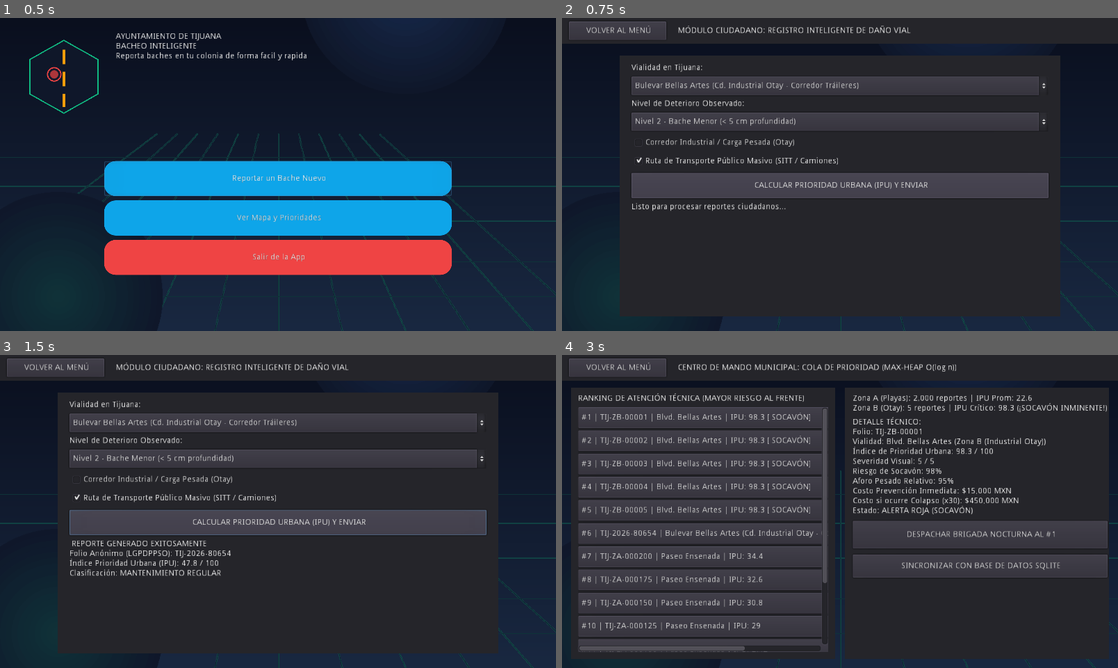
Above: before the commit, frames 1-4 (two rows, left to right).
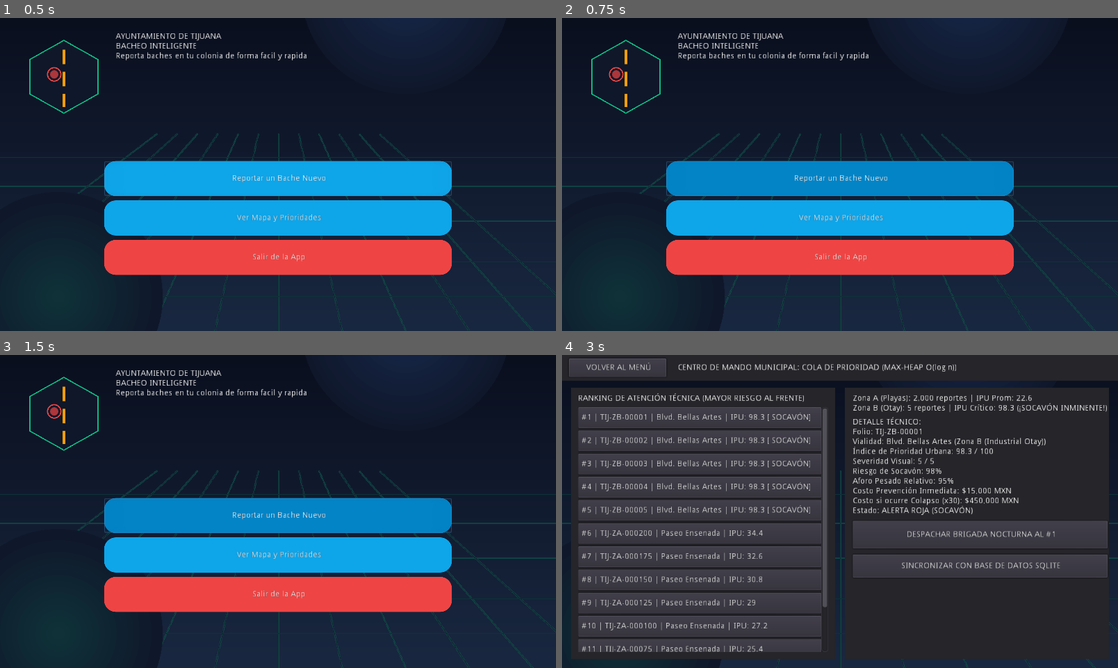
Above: after the commit, the same moments.

Repository: luistriche/Bacheo_Inteligente_Tijuana
Game: Godot game, scene res://scenes/MainApp.tscn
The game is run twice, just before and just after one commit, with the same random seed, the same clock (stepped at 60 frames per second) and the same inputs.
Inputs (mouse positions are in pixels of both pictures, inside the frame that each line leads up to):
- Up to frame 1 (0.5 s): no input
- Up to frame 2 (0.75 s): click "📷 Reportar un Bache Nuevo" at 0.5 s
- Up to frame 3 (1.5 s): click (278, 514) at 1.25 s, where only the run after the commit has a clickable "📷 Reportar un Bache Nuevo"
- Up to frame 4 (3 s): click (617, 367) at 2 s, where only the run before the commit has a clickable "← VOLVER AL MENÚ"; click "🗺️ Ver Mapa y Prioridades" at 2.75 s

Frame 1 is identical in both runs. In frame 2, 41% of the frame differs, in the area x 0-100%, y 0-96%; in frame 3, 42%; in frame 4, 1.0%.

Commit message:
Feat: Agregar campos de Colonia y Teléfono, y enlazar App a la Web

Diff:
--- a/app_godot_32bit/scripts/MainApp.gd
+++ b/app_godot_32bit/scripts/MainApp.gd
@@ -89,7 +89,7 @@
 # NAVEGACIÓN
 func _on_BtnNavCiudadano_pressed():
 	_play_click()
-	_mostrar_vista("ciudadano")
+	OS.shell_open("https://bacheo-inteligente-tijuana.vercel.app")
 
 func _on_BtnNavMunicipio_pressed():
 	_play_click()
